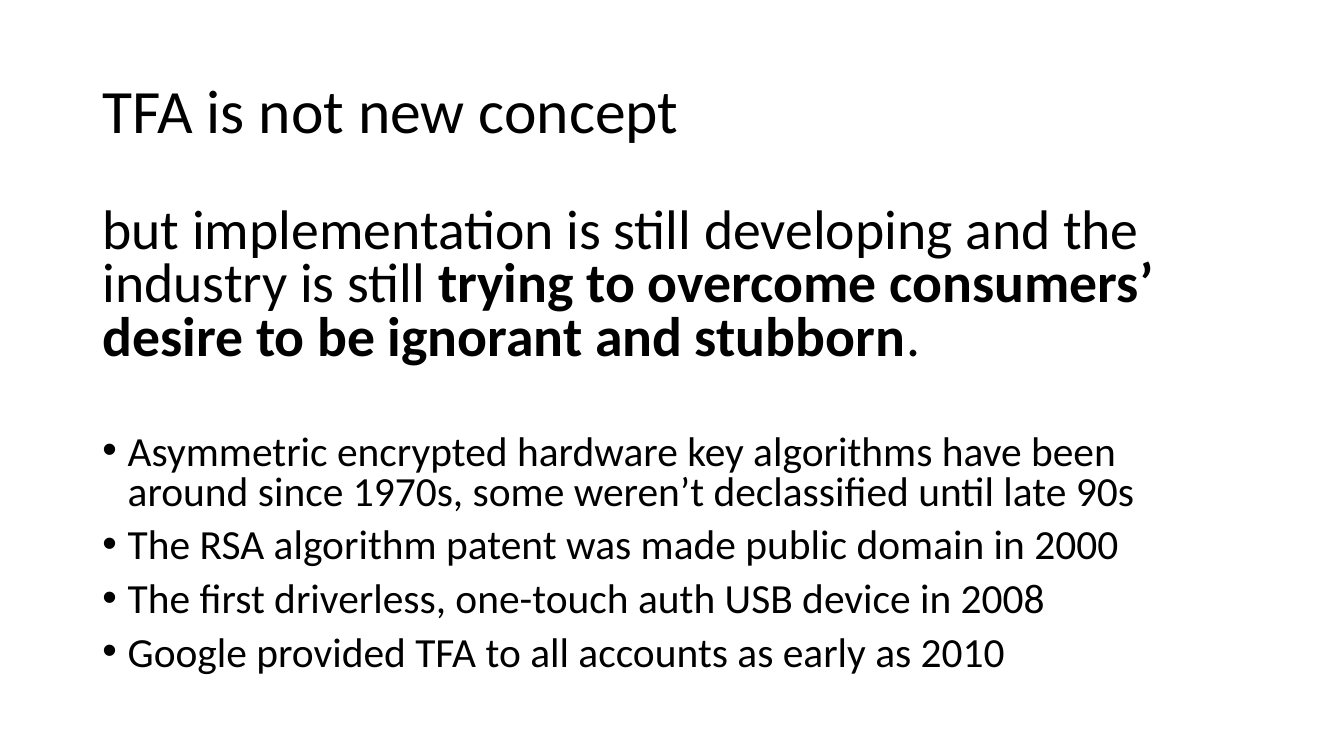
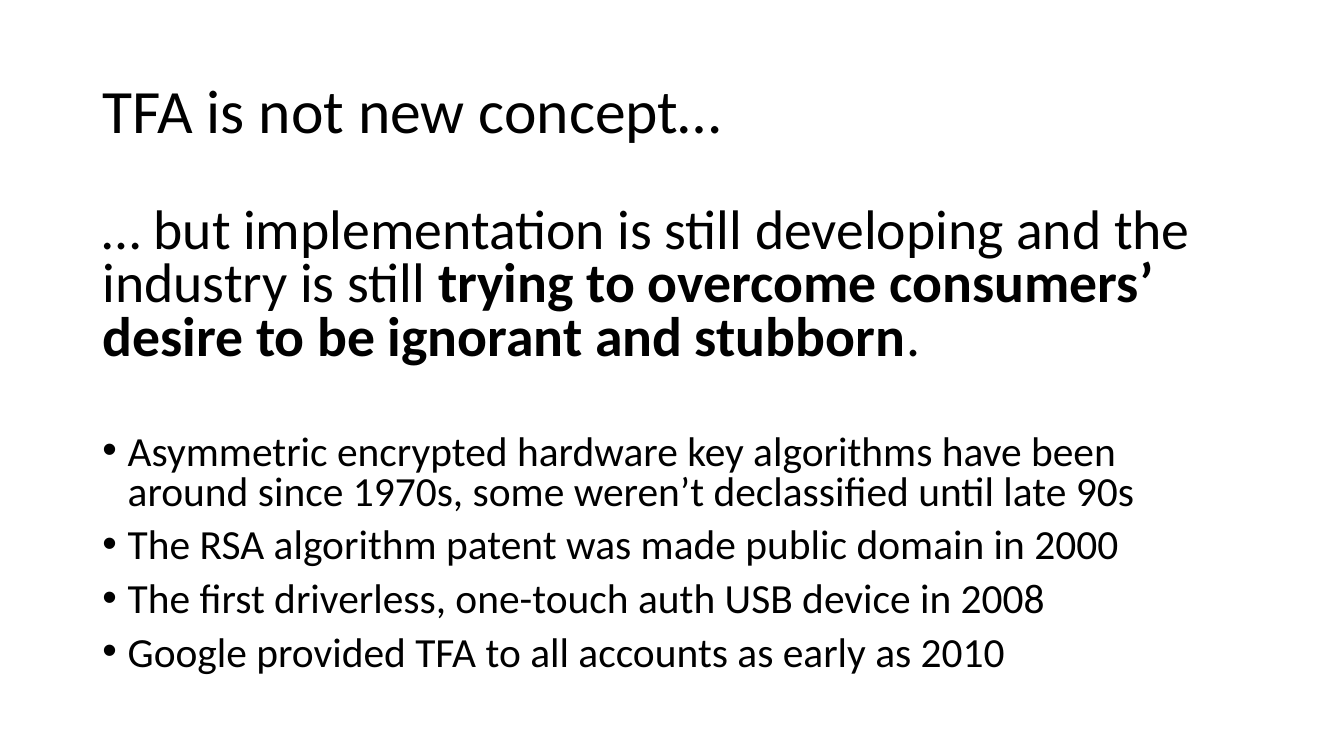
Before and after one commit to williamadba/Public-Presentations, a slide deck: slide 16 of Personal Practical Cybersecurity/Personal Practical Cybersecurity.pptx. Drawn at 1344x756 pixels with LibreOffice and Linux fonts; fonts in the diff are those of the drawing. Boxes give left, top, right and bottom in pixels: in the first picture for what was removed or moved away, otherwise in the second. Text is boxed around its words. In the diff, an @@ line names an element or a change of style, - is before the commit and + after.

```diff
--- a/Personal Practical Cybersecurity/Personal Practical Cybersecurity.pptx
+++ b/Personal Practical Cybersecurity/Personal Practical Cybersecurity.pptx
@@ title at [102,90,721,143]: text changed @@
-TFA is not new concept
+TFA is not new concept…
@@ text at [102,210,1190,366]: text changed @@
-but implementation is still developing and the industry is still trying to overcome consumers’ desire to be ignorant and stubborn.
+… but implementation is still developing and the industry is still trying to overcome consumers’ desire to be ignorant and stubborn.
```
Also in this commit, not shown: 4 other slides changed, 1 slide added.
